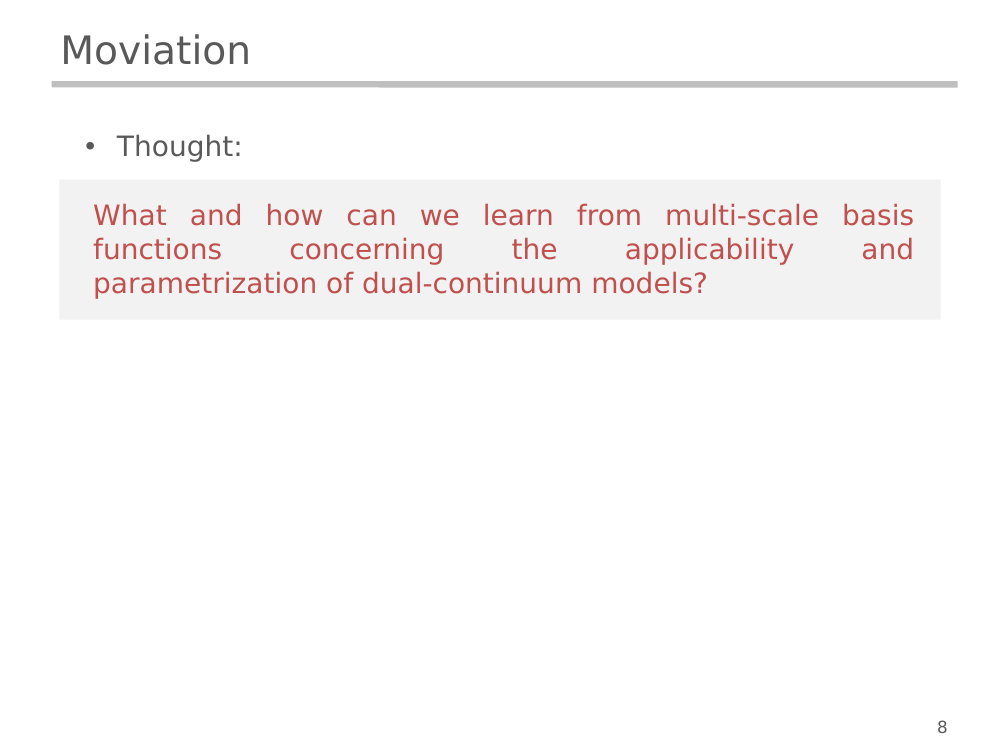
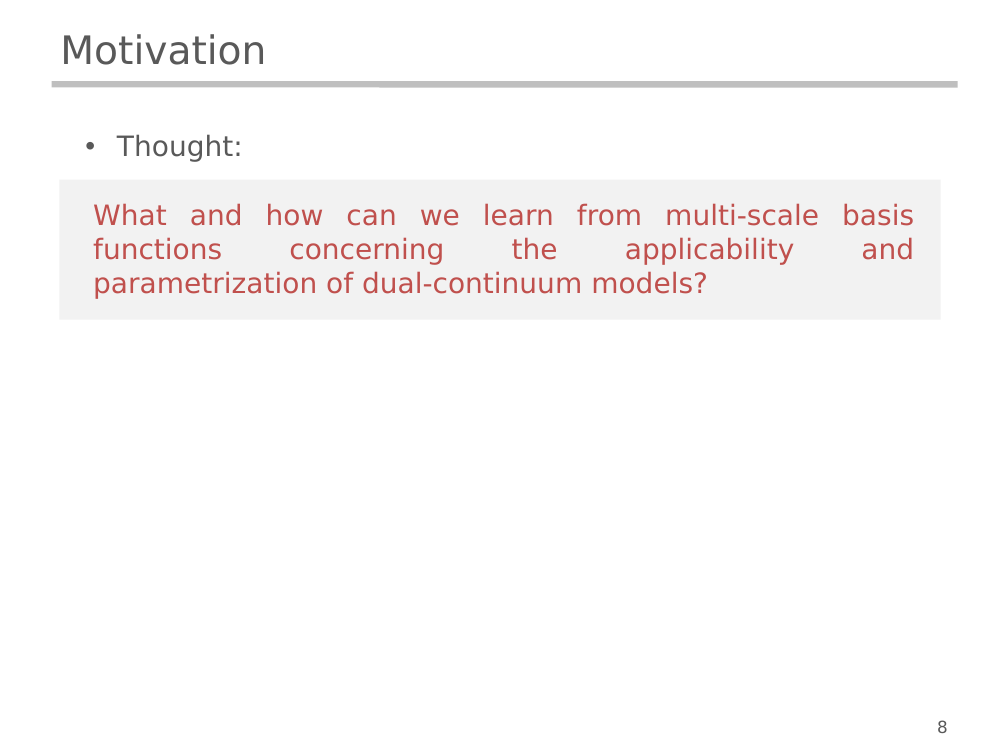
Before and after one commit to lisadiehugs/mrst, a slide deck: slide 8 of presi/PresiBBS.ppt. Drawn at 1008x756 pixels with LibreOffice and Linux fonts; fonts in the diff are those of the drawing. Boxes give left, top, right and bottom in pixels: in the first picture for what was removed or moved away, otherwise in the second. Text is boxed around its words. In the diff, an @@ line names an element or a change of style, - is before the commit and + after.

```diff
--- a/presi/PresiBBS.ppt
+++ b/presi/PresiBBS.ppt
@@ title at (x1=60, y1=34, x2=266, y2=65): text changed @@
-Moviation
+Motivation
```
Also in this commit, not shown: 2 other slides changed.
